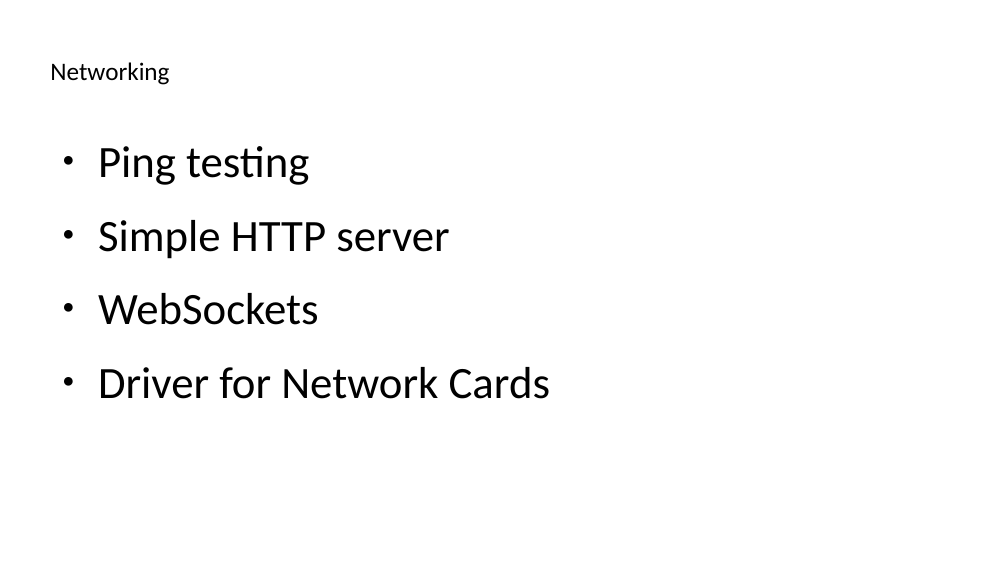
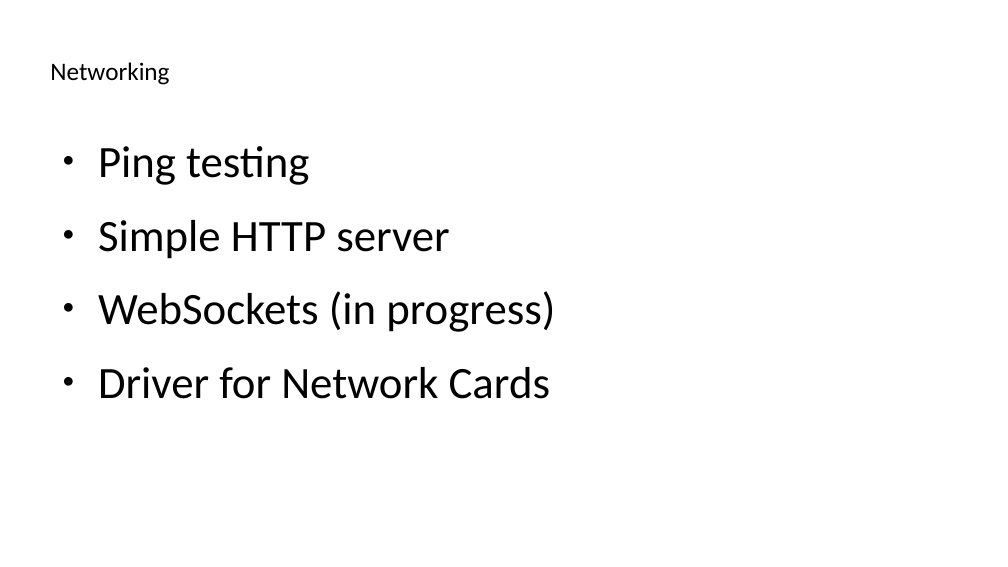
Before and after one commit to sPyOpenSource/applications, a slide deck: slide 11 of COC/docs/Ep1-This-App-Skips-Login-Screen.odp (slide 10 before the commit). Drawn at 1008x567 pixels with LibreOffice and Linux fonts; fonts in the diff are those of the drawing. Boxes give left, top, right and bottom in pixels: in the first picture for what was removed or moved away, otherwise in the second. Text is boxed around its words. In the diff, an @@ line names an element or a change of style, - is before the commit and + after.

```diff
--- a/COC/docs/Ep1-This-App-Skips-Login-Screen.odp
+++ b/COC/docs/Ep1-This-App-Skips-Login-Screen.odp
@@ text at [98, 291, 555, 332]: text changed @@
-● WebSockets
+● WebSockets (in progress)
```
Also in this commit, not shown: 1 other slide changed, 1 slide added, 6 other files.
